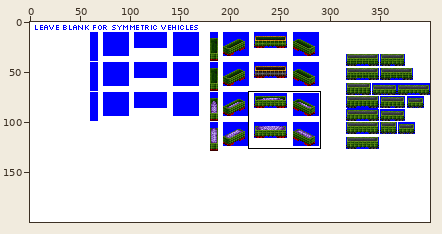
A sprite sheet gets an edit: src/graphics/pony/dump_car_pony_gen_5C.png. The picture above shows the old version from afar; the outline marks the close-up.
Close-up. Before the commit:
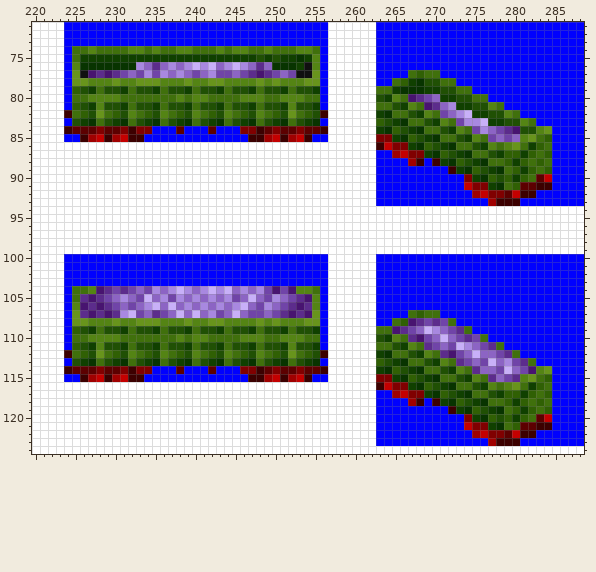
The file is 400x200 pixels. Shown: x 220..288, y 71..124. The commit also changed other parts of the picture, which this record leaves out.
The result:
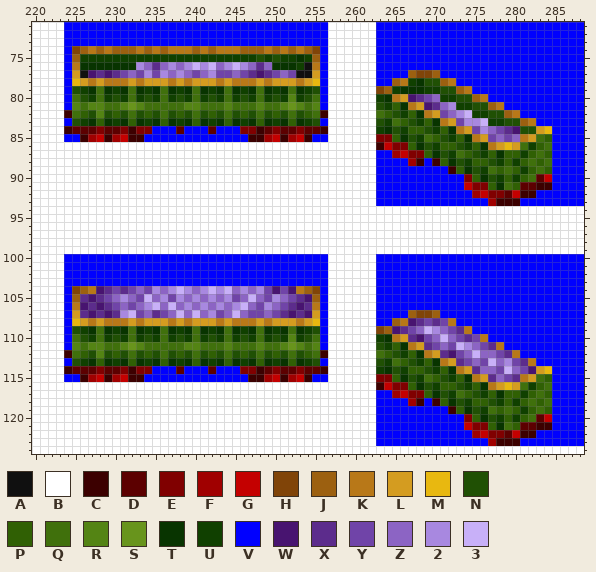
Palette (. is transparent): A #101010  B #ffffff  C #3c0000  D #5c0000  E #800000  F #a00000  G #c40000  H #804408  J #9c6010  K #b87818  L #d49c20  M #e8b810  N #205004  P #306004  Q #40700c  R #548414  S #68941c  T #083400  U #104000  V #0000ff  W #481470  X #5c2c8c  Y #7044a8  Z #8c64c4  2 #a888e0  3 #c8b0f8
The edit:
y 74: x 225..255 QQRQQQQRRQRQQRRQQQRQRRQQRQQQRRQ -> HJKJKJJJKJKJKKKJKJKKKJJJKJKJKJH
y 75: x 225 Q -> J; x 255 R -> J
y 76: x 225 R -> K; x 255 R -> K
y 77: x 225 S -> L; x 255 S -> L; x 267..270 QPQQ -> JHHJ
y 78: x 225..255 SSRRRSRRSSSRRRSRRSSRRRRSRSRRRSS -> MLKLKKKLKLLLKLKLLLKLKKKLKLLLKLM; x 265..266 QP -> JK; x 271..272 QQ -> JK
y 79: x 225..227 PNU -> NUT; x 229..231 NNU -> TUT; x 233..235 NNU -> TUT; x 237..239 NNU -> TUT; x 241..243 NNU -> TUT; x 245..247 NNU -> TUT; x 249..251 NNU -> TUT; x 253..255 NNU -> TUN; x 263..264 QQ -> HJ; x 273..274 QQ -> JK
y 80: x 226..231 QRRRRQ -> NUQUNU; x 233..235 QQQ -> UNU; x 237..243 QRQRRQQ -> UNUQUNU; x 245..251 QRRRQQR -> UNUQUNU; x 253..254 RQ -> UN; x 263..266 NURQ -> UTKL; x 275..276 QQ -> JK
y 81: x 225..227 PNU -> RQR; x 229..235 NNUQNNU -> QQRSRQQ; x 237..255 NNUQNNUQNNUQNNURNNU -> QQRRQQQRQQQRQQRSRQR; x 263..268 QQNURQ -> NUPTKL; x 277..278 RQ -> JK
y 82: x 228..229 SQ -> RN; x 232..233 RQ -> QN; x 236..237 RQ -> QN; x 240..241 RQ -> QN; x 244..245 RQ -> QN; x 248..249 RQ -> QN; x 252..253 SQ -> QN; x 255 N -> Q; x 263..270 UTQQNURQ -> QPNUPTKL; x 279..280 RQ -> JK
y 83: x 228..229 QN -> PT; x 232..233 QN -> PT; x 236..237 QN -> PT; x 240..241 QN -> PT; x 244..245 QN -> PT; x 248..249 QN -> PT; x 252..253 QN -> PT; x 255 T -> N; x 263..272 PNUTQQNURQ -> NUQPNUPTKL; x 281..282 RQ -> JK
y 84: x 265..274 PNUTQQNURQ -> NUPPNUPTKL; x 283..284 RS -> LM
y 85: x 265 U -> P; x 267..276 PNUTQQNURQ -> NUQPNUPTKL; x 281..282 RS -> KL
y 86: x 267 U -> P; x 269..280 PNUTQQNURQRS -> NUPPNUPTKLML
y 87: x 269 U -> P; x 271..278 PNUTQQNU -> NUQPNUPT
y 88: x 271 U -> P; x 273..278 PNUTQQ -> NUPPNU
y 89: x 273 U -> P; x 275..278 PNUT -> NUQP
y 90: x 275 U -> P; x 277..278 PN -> NU
y 91: x 277 U -> P
y 104: x 225..227 QQR -> HJK; x 253..255 RRQ -> KJH
y 105: x 225 Q -> J; x 255 R -> J
y 106: x 225 R -> K; x 255 R -> K
y 107: x 225 S -> L; x 255 S -> L; x 267..270 QPQQ -> JHHJ
y 108: x 225..255 SSRRRSRRSSSRRRSRRSSRRRRSRSRRRSS -> MLKLKKKLKLLLKLKLLLKLKKKLKLLLKLM; x 265..266 QP -> JK; x 272 Q -> K
y 109: x 225..227 PNU -> NUT; x 229..231 NNU -> TUT; x 233..235 NNU -> TUT; x 237..239 NNU -> TUT; x 241..243 NNU -> TUT; x 245..247 NNU -> TUT; x 249..251 NNU -> TUT; x 253..255 NNU -> TUN; x 263..264 QQ -> HJ; x 274 Q -> K
y 110: x 226..231 QRRRRQ -> NUQUNU; x 233..235 QQQ -> UNU; x 237..243 QRQRRQQ -> UNUQUNU; x 245..251 QRRRQQR -> UNUQUNU; x 253..254 RQ -> UN; x 263..266 NURQ -> UTKL; x 276 Q -> K
y 111: x 225..227 PNU -> RQR; x 229..235 NNUQNNU -> QQRSRQQ; x 237..255 NNUQNNUQNNUQNNURNNU -> QQRRQQQRQQQRQQRSRQR; x 263..268 QQNURQ -> NUPTKL; x 278 Q -> K
y 112: x 228..229 SQ -> RN; x 232..233 RQ -> QN; x 236..237 RQ -> QN; x 240..241 RQ -> QN; x 244..245 RQ -> QN; x 248..249 RQ -> QN; x 252..253 SQ -> QN; x 255 N -> Q; x 263..270 UTQQNURQ -> QPNUPTKL; x 280 Q -> K
y 113: x 228..229 QN -> PT; x 232..233 QN -> PT; x 236..237 QN -> PT; x 240..241 QN -> PT; x 244..245 QN -> PT; x 248..249 QN -> PT; x 252..253 QN -> PT; x 255 T -> N; x 263..272 PNUTQQNURQ -> NUQPNUPTKL; x 282 Q -> K
y 114: x 265..274 PNUTQQNURQ -> NUPPNUPTKL; x 283..284 RS -> LM
y 115: x 265 U -> P; x 267..276 PNUTQQNURQ -> NUQPNUPTKL; x 281..282 RS -> KL
y 116: x 267 U -> P; x 269..280 PNUTQQNURQRS -> NUPPNUPTKLML
y 117: x 269 U -> P; x 271..278 PNUTQQNU -> NUQPNUPT
y 118: x 271 U -> P; x 273..278 PNUTQQ -> NUPPNU
y 119: x 273 U -> P; x 275..278 PNUT -> NUQP
y 120: x 275 U -> P; x 277..278 PN -> NU
y 121: x 277 U -> P
